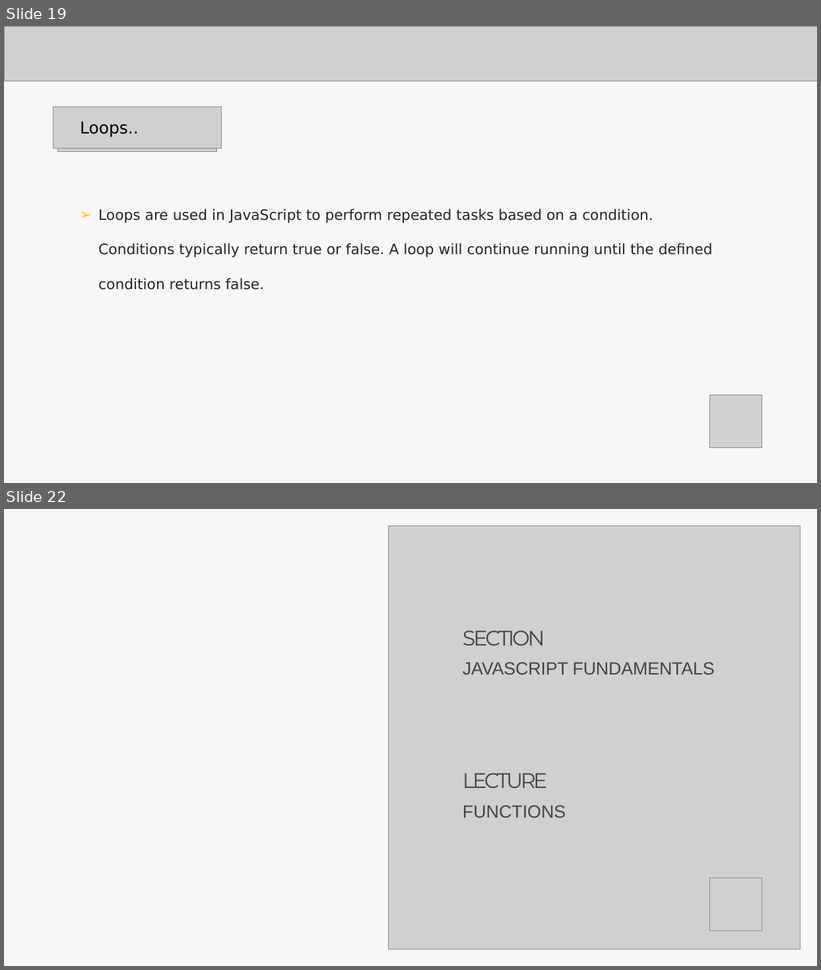
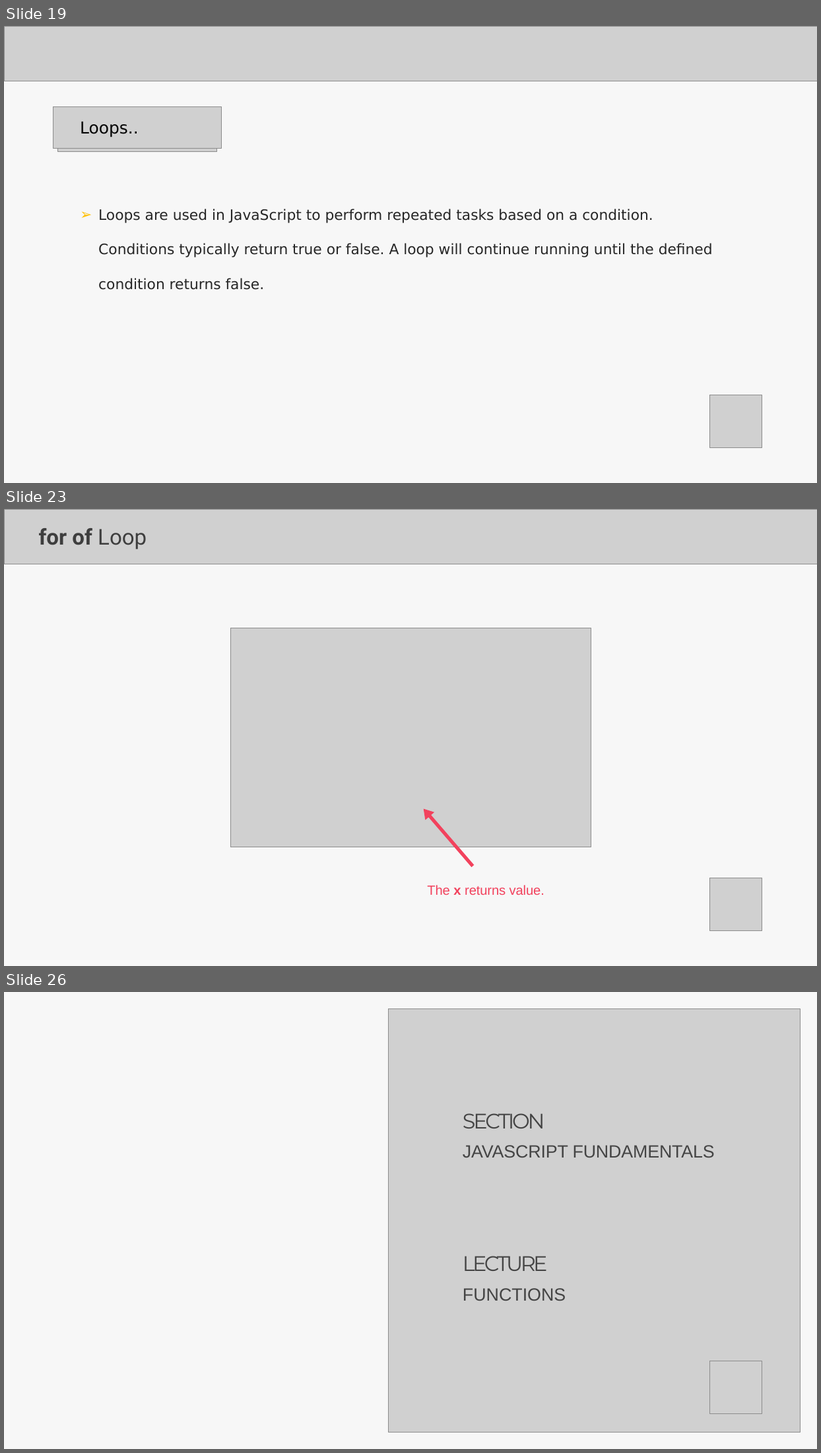
Before and after one commit to Aravindanchellam/UI-UX-Resources, a slide deck: Lecture_JS_TS.pptx. Shown one above the other, each under a label of ours: slides 19 and 22 before the commit, slides 19, 23 and 26 after it; the slides between them are not shown. The pictures are 821x970 and 821x1453 pixels, drawn with LibreOffice and Linux fonts; fonts in the diff are those of the drawing; grey boxes stand for pictures. Boxes give left, top, right and bottom in pixels: in the first picture for what was removed or moved away, otherwise in the second. Text is boxed around its words. In the diff, an @@ line names an element or a change of style, - is before the commit and + after.

```diff
--- a/Lecture_JS_TS.pptx
+++ b/Lecture_JS_TS.pptx
@@ slide 23 added at [4,509,817,966], background #FFFFFF; not listed: 1 template element that a slide beside it also shows @@
@@ picture added at [4,509,817,564] @@
@@ title added at [39,528,147,549], 42.5 pt, text #3E3E3E, bold @@
+for of Loop
@@ picture added at [230,628,591,848] @@
@@ right arrow added at [419,805,477,870], fill #F2425D @@
@@ picture added at [710,879,762,931] @@
@@ text added at [427,885,545,895], 26 pt, text #F2425D @@
+The x returns value.
@@ what was slide 22 is now slide 26 @@
```
Also in this commit, not shown: 2 slides changed, 6 other slides added, 1 other file.
